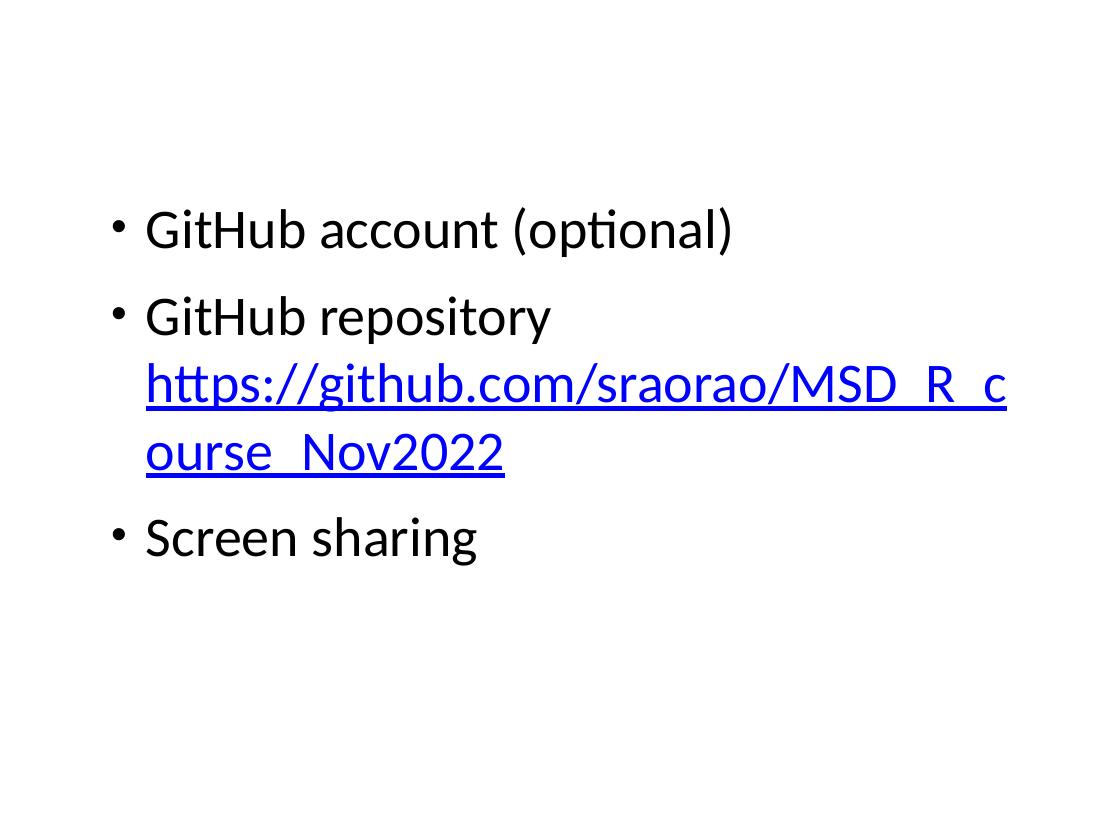
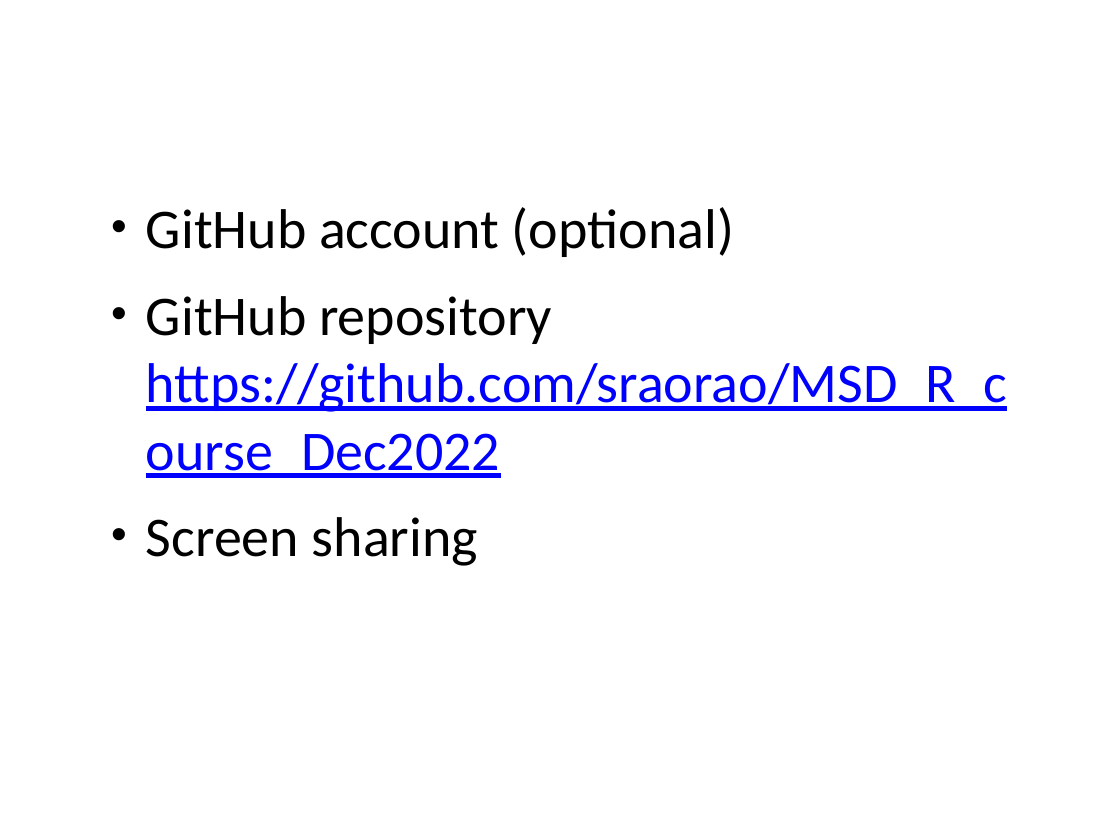
Before and after one commit to sraorao/MSD_R_course_Dec2022, a slide deck: slide 2 of powerpoint/Session1.pptx. Drawn at 1120x840 pixels with LibreOffice and Linux fonts; fonts in the diff are those of the drawing. Boxes give left, top, right and bottom in pixels: in the first picture for what was removed or moved away, otherwise in the second. Text is boxed around its words. In the diff, an @@ line names an element or a change of style, - is before the commit and + after.

Commit message:
update slide

```diff
--- a/powerpoint/Session1.pptx
+++ b/powerpoint/Session1.pptx
@@ text at <box>146,296,1008,478</box>: text changed @@
-• GitHub repository https://github.com/sraorao/MSD_R_course_Nov2022
+• GitHub repository https://github.com/sraorao/MSD_R_course_Dec2022
```
